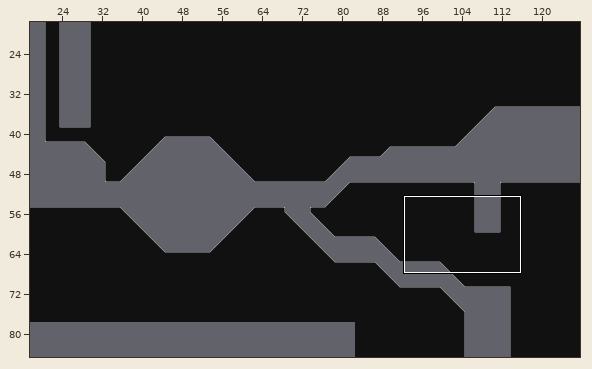
Tiled map, stored at core/assets/Maps/plenumchamberturbine.tmx. The picture above shows the old version from afar; the outline marks the close-up.
Close-up. Earlier state:
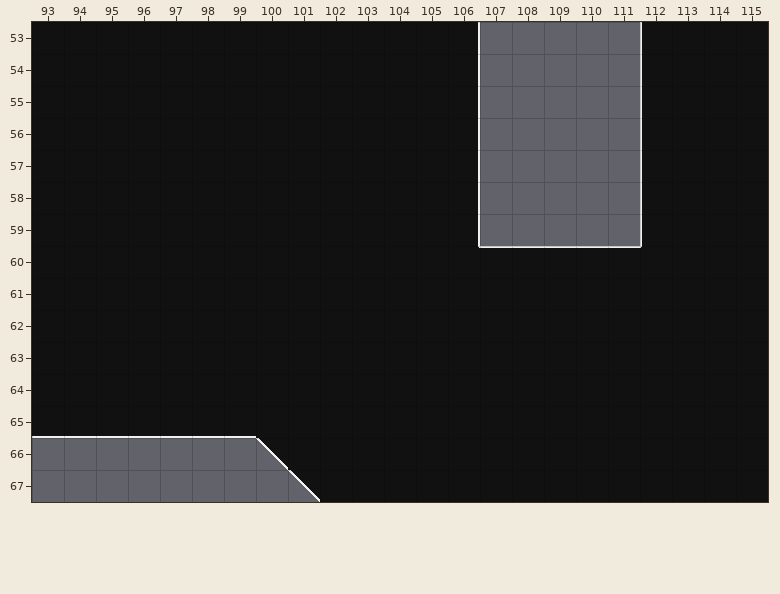
Cells are 32x32 px. Shown: x 93..115, y 53..67.
After the commit:
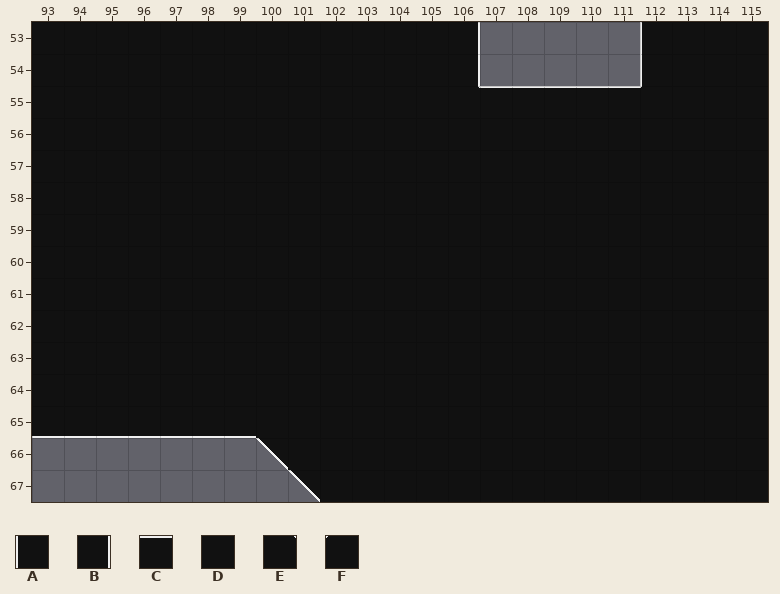
Key: from "tileset_0": A 3, B 8, C 9, D 14, E 18, F 19.
_ is an empty cell.
Edits made:
Layer "Tile Layer 1":
y 55: x 106..112 B_____A -> ECCCCCF
y 56..59: x 106..112 B_____A -> DDDDDDD
y 60: x 107..111 CCCCC -> DDDDD
Pixel boxes of the changes (left, top, right, bottom) in both close-ups:
changed: (478, 86, 642, 248)
